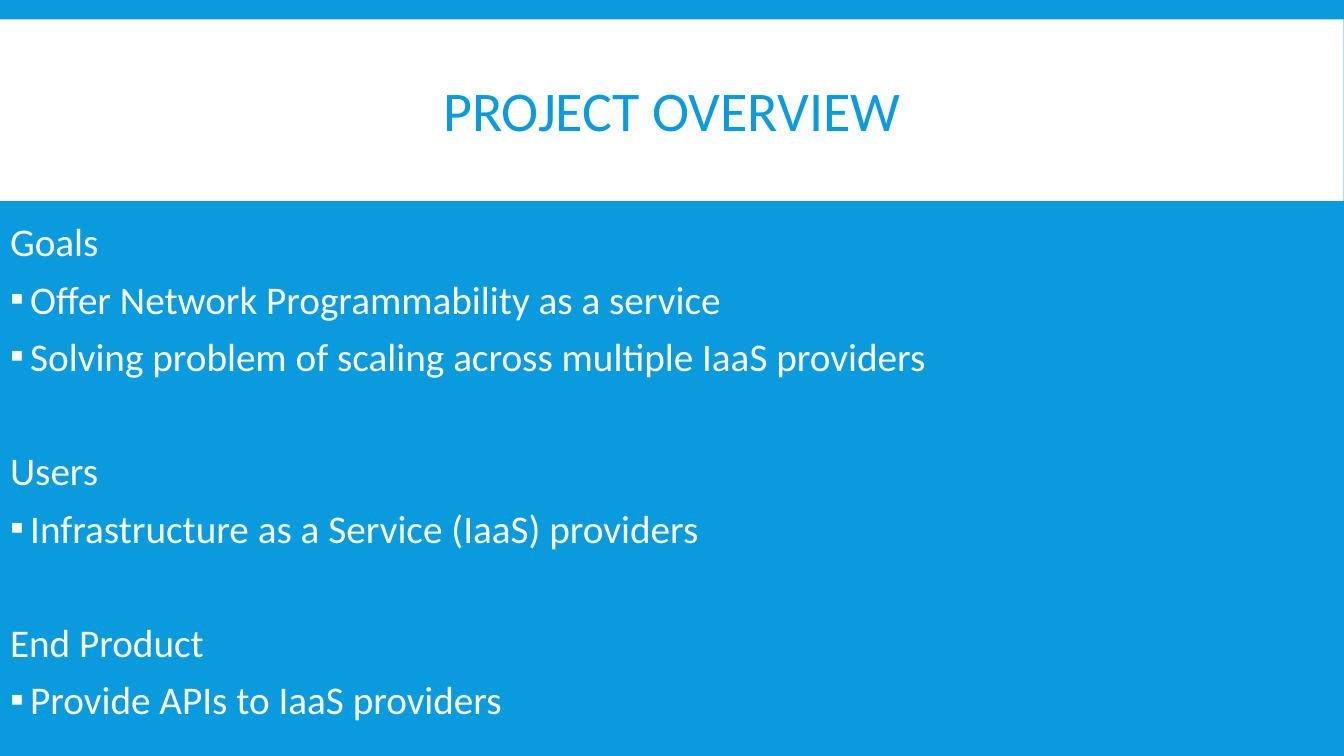
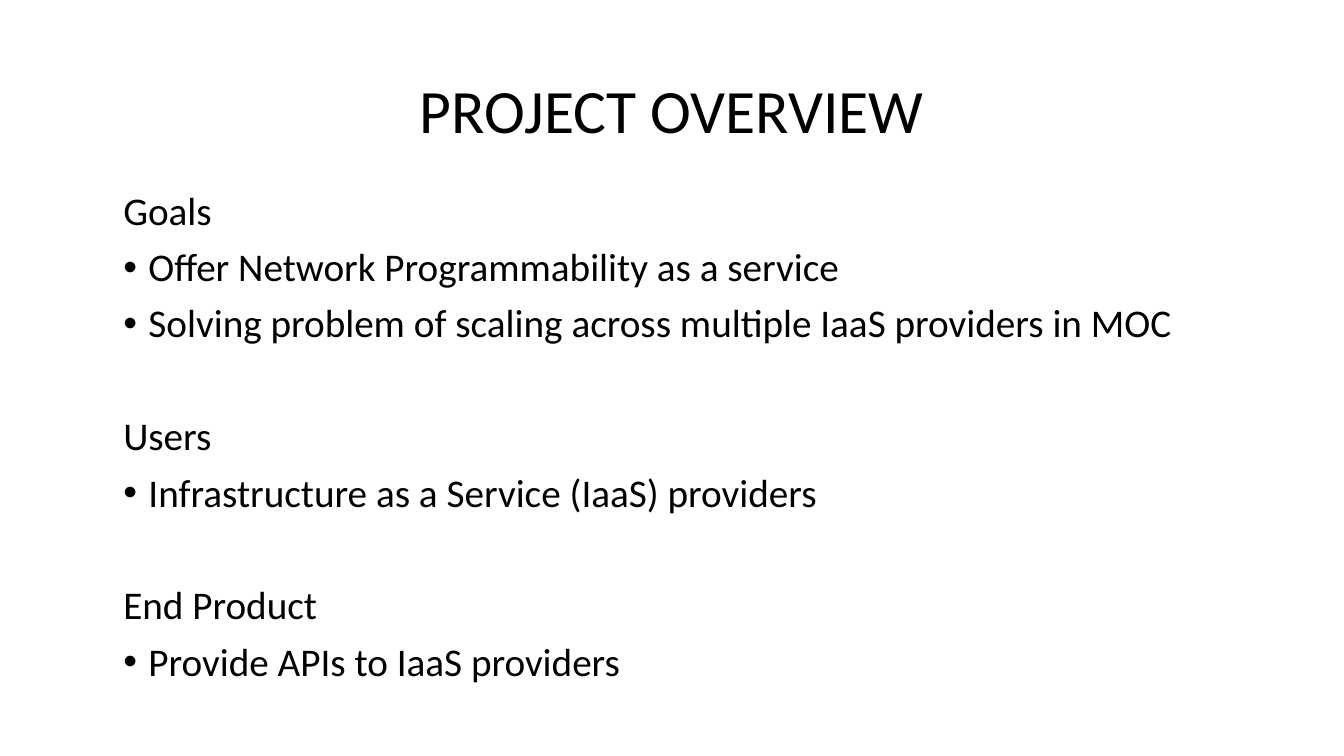
Before and after one commit to BU-NU-CLOUD-SP16/Network-Programmability-as-a-Service, a slide deck: slide 2 of Demo_1.pptx. Drawn at 1344x756 pixels with LibreOffice and Linux fonts; fonts in the diff are those of the drawing. Boxes give left, top, right and bottom in pixels: in the first picture for what was removed or moved away, otherwise in the second. Text is boxed around its words. In the diff, an @@ line names an element or a change of style, - is before the commit and + after.

Commit message:
Made changes in design,added and modified slides

```diff
--- a/Demo_1.pptx
+++ b/Demo_1.pptx
@@ background #099BDD to #FFFFFF @@
@@ rectangle removed at <box>0,19,1344,201</box> @@
@@ title "PROJECT OVERVIEW": place and size @@
-title "PROJECT OVERVIEW" at <box>443,94,901,132</box>
+title "PROJECT OVERVIEW" at <box>420,93,924,134</box>
@@ title "PROJECT OVERVIEW" at <box>420,93,924,134</box>: size 40 to 44 pt, text colour #099BDD to #000000; line spacing 0.85 to 0.9 @@
@@ text "Goals": place and size @@
-text "Goals" at <box>10,228,925,721</box>
+text "Goals" at <box>123,197,1171,683</box>
@@ text at <box>123,197,838,683</box>: text colour #FFFFFF to #000000 in "Goals", "Offer Network Programmability as a service", "Users", "Infrastructure as a Service (IaaS) providers" and 2 more places; line spacing 0.8 to 0.9; less space between paragraphs; bullet ▪ to • @@
@@ text at <box>148,309,1171,344</box>: text changed; text colour #FFFFFF to #000000 @@
-▪ Solving problem of scaling across multiple IaaS providers
+• Solving problem of scaling across multiple IaaS providers in MOC
```
Also in this commit, not shown: 11 other slides changed, 10 slides added, 5 slides removed.
